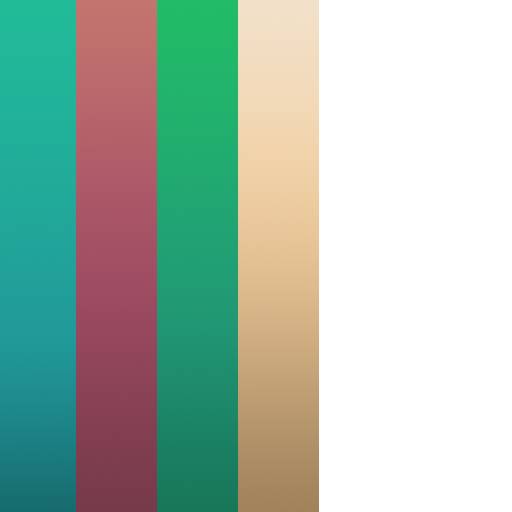
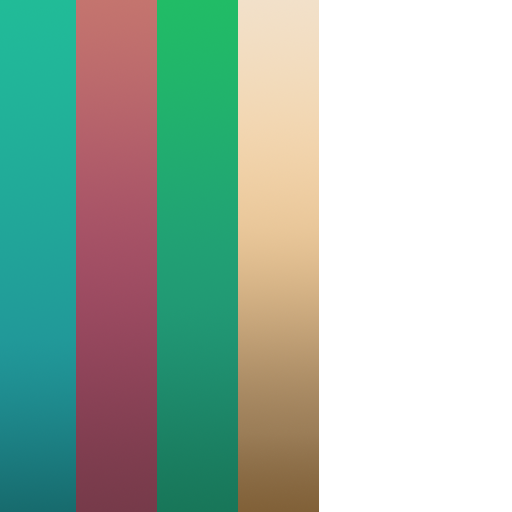
The second 512×512 image is a revision of the first. Changes to its layers:
pixels changed over bbox(238, 240, 319, 512) (layer not identified)
